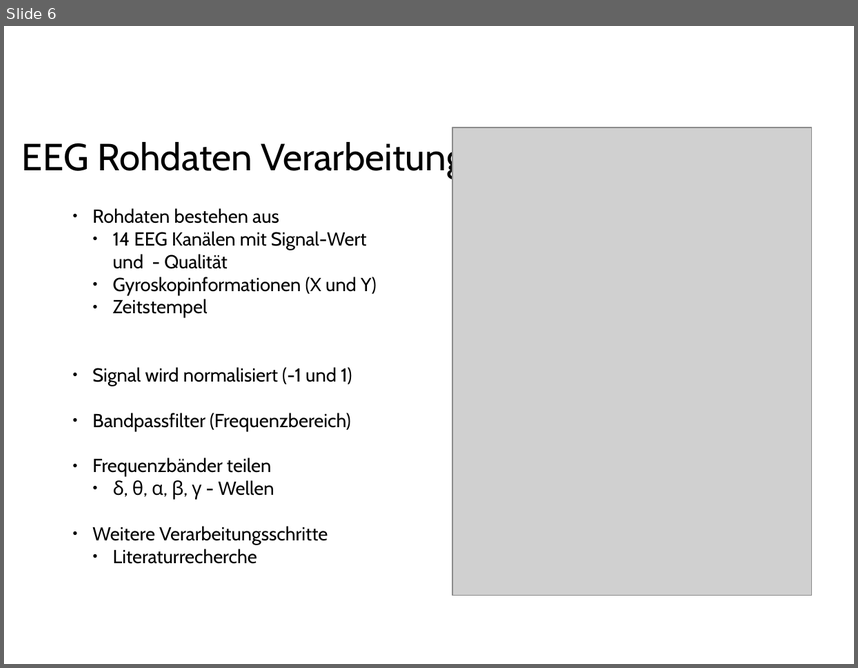
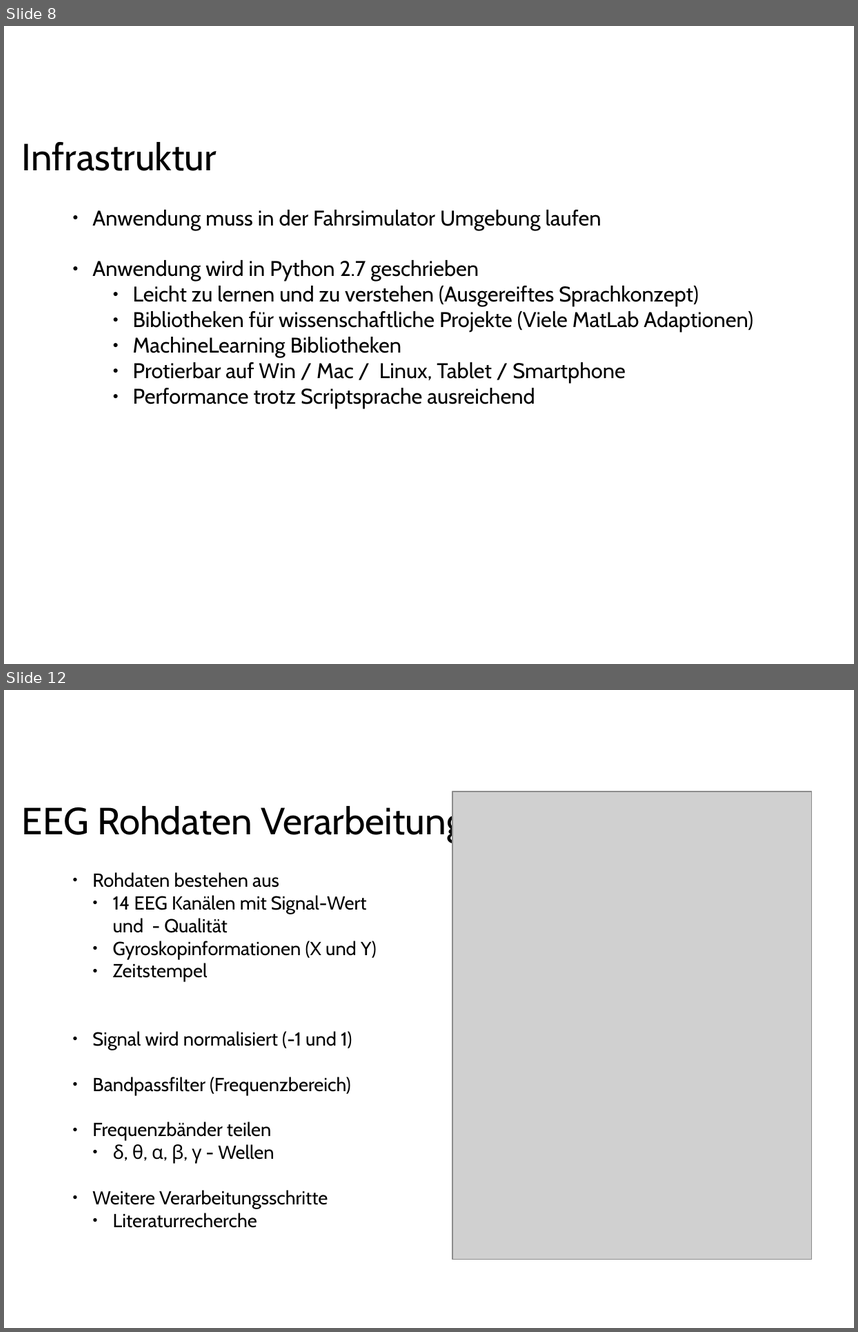
Before and after one commit to ppasler/current-adas, a slide deck: project/presentation/Praesentation_PoSDBoS_Pasler.odp. Shown one above the other, each under a label of ours: slide 6 before the commit, slides 8 and 12 after it; the slides between them are not shown. The pictures are 858x668 and 858x1332 pixels, drawn with LibreOffice and Linux fonts; fonts in the diff are those of the drawing; grey boxes stand for pictures; background and template pictures are left out. Boxes give left, top, right and bottom in pixels: in the first picture for what was removed or moved away, otherwise in the second. Text is boxed around its words. In the diff, an @@ line names an element or a change of style, - is before the commit and + after.

```diff
--- a/project/presentation/Praesentation_PoSDBoS_Pasler.odp
+++ b/project/presentation/Praesentation_PoSDBoS_Pasler.odp
@@ slide 8 added at [4, 26, 854, 664], background #FFFFFF @@
@@ text added at [22, 142, 217, 171], 32 pt, text #000000 @@
+Infrastruktur
@@ text added at [92, 210, 753, 408], 18 pt, text #000000 @@
+● Anwendung muss in der Fahrsimulator Umgebung laufen
+● Anwendung wird in Python 2.7 geschrieben
+    ● Leicht zu lernen und zu verstehen (Ausgereiftes Sprachkonzept)
+    ● Bibliotheken für wissenschaftliche Projekte (Viele MatLab Adaptionen)
+    ● MachineLearning Bibliotheken
+    ● Protierbar auf Win / Mac / Linux, Tablet / Smartphone
+    ● Performance trotz Scriptsprache ausreichend
@@ what was slide 6 is now slide 12 @@
```
Also in this commit, not shown: 2 slides changed, 7 other slides added, 5 slides removed.
